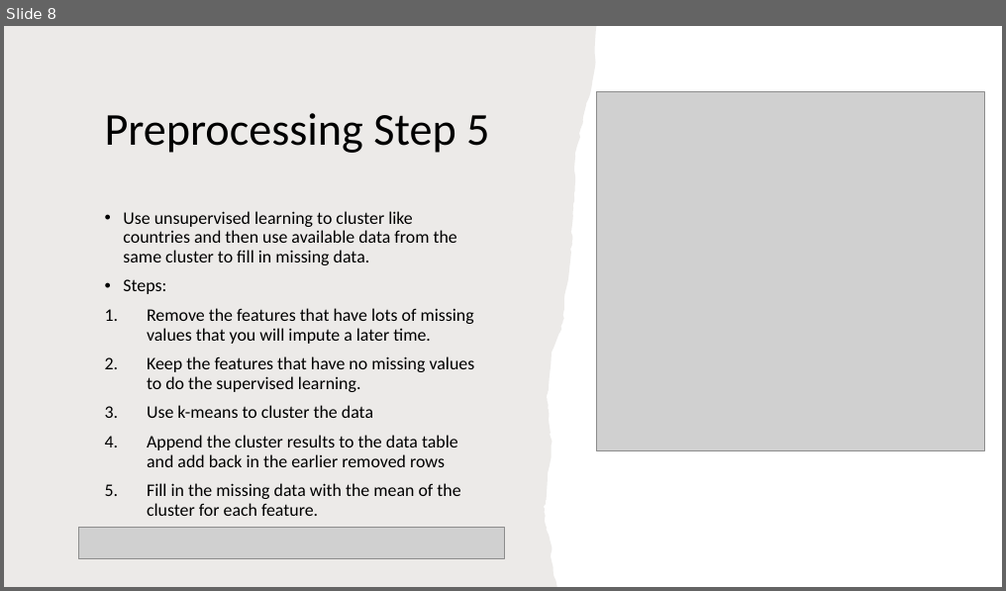
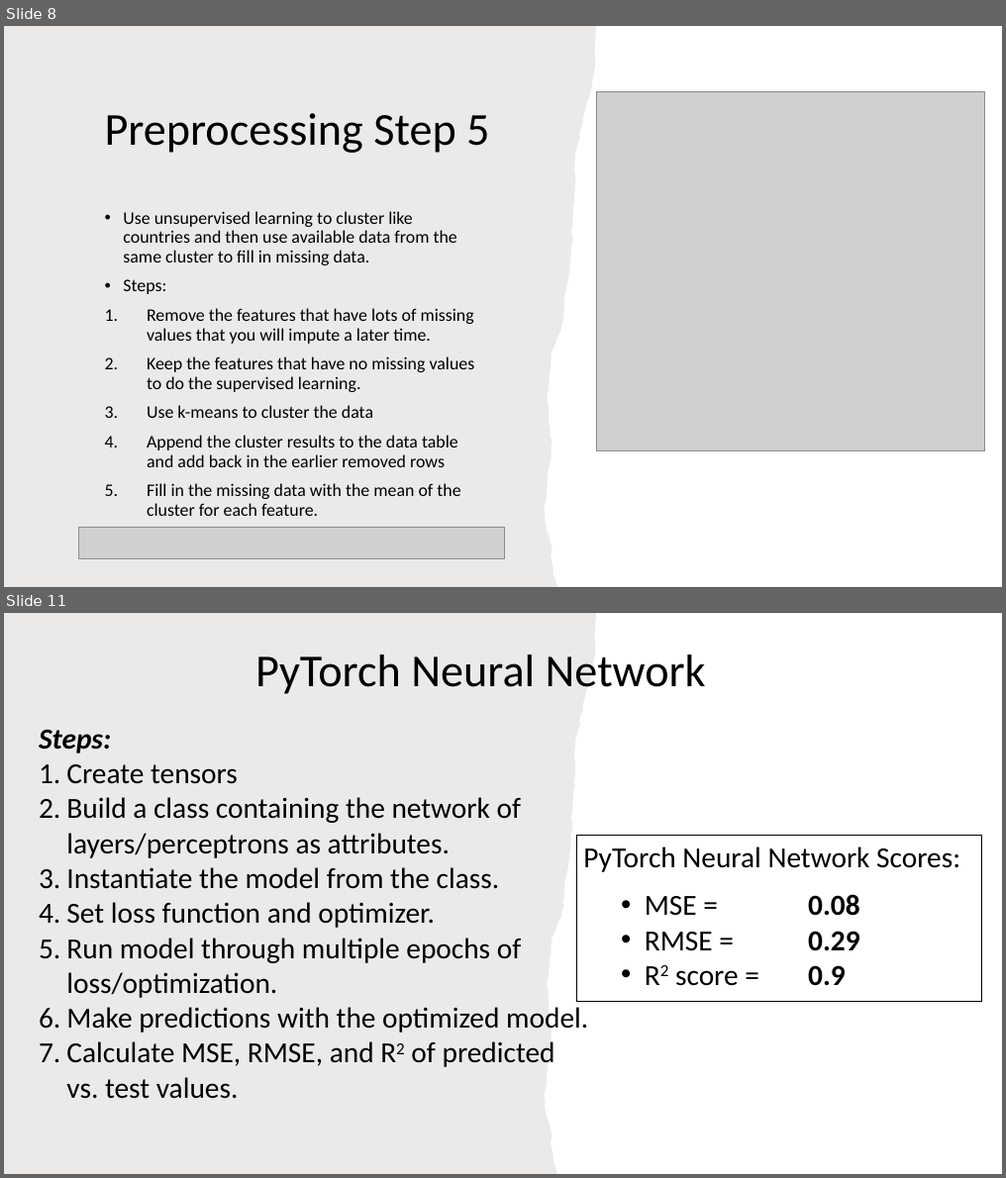
Before and after one commit to nmckinne/SustainabilityProject, a slide deck: SustainabilityProject_Powerpoint.pptx. Shown one above the other, each under a label of ours: slide 8 before the commit, slides 8 and 11 after it; the slides between them are not shown. The pictures are 1006x591 and 1006x1178 pixels, drawn with LibreOffice and Linux fonts; fonts in the diff are those of the drawing; grey boxes stand for pictures. Boxes give left, top, right and bottom in pixels: in the first picture for what was removed or moved away, otherwise in the second. Text is boxed around its words. In the diff, an @@ line names an element or a change of style, - is before the commit and + after.

```diff
--- a/SustainabilityProject_Powerpoint.pptx
+++ b/SustainabilityProject_Powerpoint.pptx
@@ slide 11 added at (4, 613, 1002, 1174), background #FFFFFF @@
@@ freeform shape added at (4, 613, 597, 1174), fill #82766A at 15% opacity @@
@@ title added at (255, 655, 706, 694), 44 pt, text #000000 @@
+PyTorch Neural Network
@@ text added at (39, 729, 588, 1099), 28 pt, text #000000 @@
+Steps:
+1. Create tensors
+2. Build a class containing the network of layers/perceptrons as attributes.
+3. Instantiate the model from the class.
+4. Set loss function and optimizer.
+5. Run model through multiple epochs of loss/optimization.
+6. Make predictions with the optimized model.
+7. Calculate MSE, RMSE, and R2 of predicted vs. test values.
@@ rectangle added at (576, 836, 982, 1001), outline #000000 0.75 pt, 28 pt, text #000000 @@
+PyTorch Neural Network Scores:
+  • MSE = 0.08
+  • RMSE = 0.29
+  • R2 score = 0.9
```
Also in this commit, not shown: 5 other slides added, 1 slide removed.
